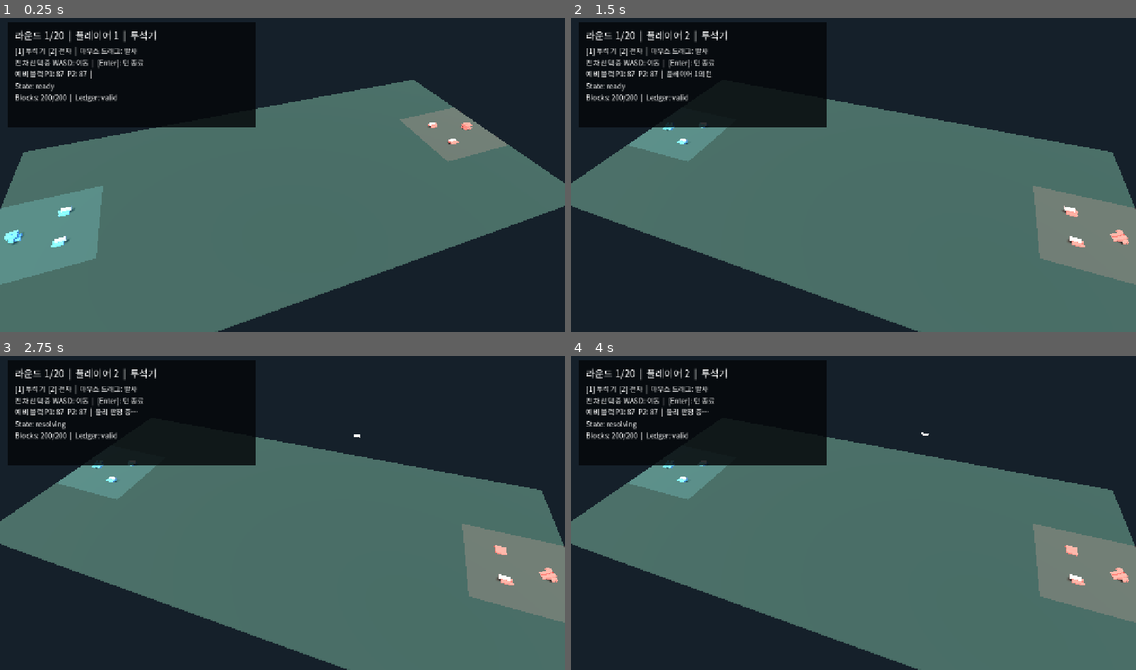
Above: before the commit, frames 1-4 (two rows, left to right).
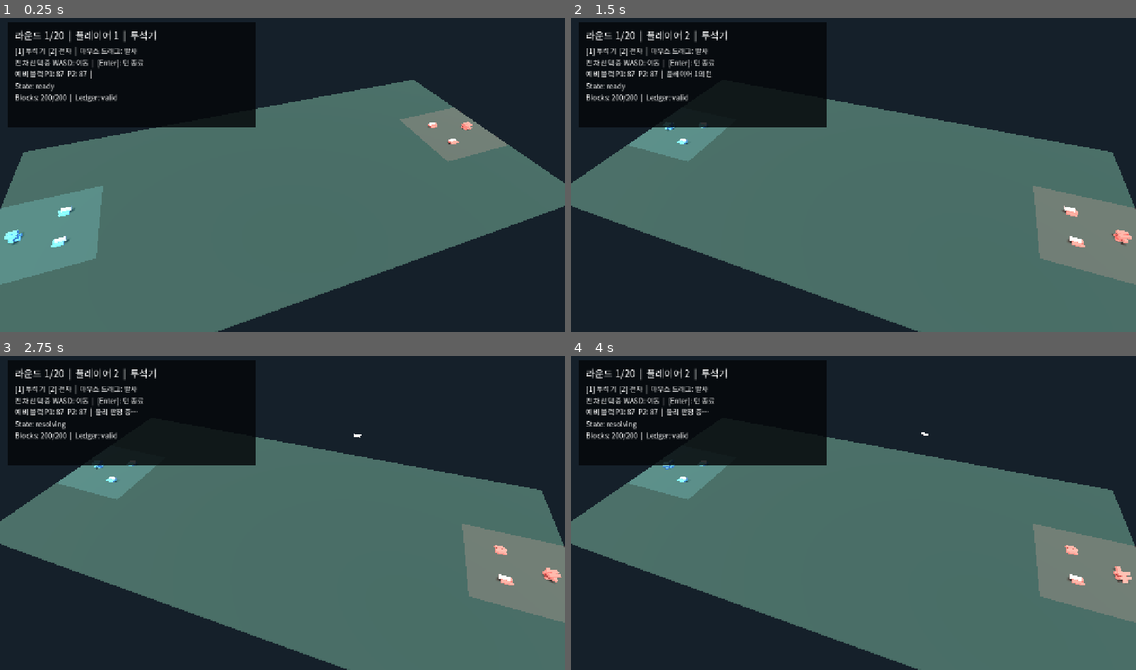
Above: after the commit, the same moments.

Repository: seo077/block_siege
Game: Godot game, scene res://main.tscn
The game is run twice, just before and just after one commit, with the same random seed, the same clock (stepped at 60 frames per second) and the same inputs.
Inputs (mouse positions are in pixels of both pictures, inside the frame that each line leads up to):
- Up to frame 1 (0.25 s): no input
- Up to frame 2 (1.5 s): tap Enter at 0.5 s; move the mouse to (977, 156) at 0.52 s; hold D 0.53-1.25 s; tap 1 at 0.6 s; click (977, 156) at 0.67 s; tap Space at 1.25 s; drag from (740, 187) to (825, 237) at 1.27 s
- Up to frame 3 (2.75 s): move the mouse to (339, 440) at 2.02 s; hold D from 2.03 s (still down); tap Enter at 2.1 s
- Up to frame 4 (4 s): release D at 2.75 s; drag from (825, 575) to (684, 462) at 2.77 s; tap Enter at 3.5 s; move the mouse to (1023, 560) at 3.52 s; hold A from 3.53 s (still down); tap 2 at 3.6 s

The runs differ from the first frame. In frame 1, less than 0.1% of the frame differs, in the area x 1-84%, y 33-72%; in frame 2, 0.1%; in frame 3, 0.1%; in frame 4, 0.1%, in the area x 16-100%, y 24-73%.

Commit message:
fix(web): complete shot-to-turn lifecycle [T-019, REQ-017]

Diff:
--- a/scripts/main.gd
+++ b/scripts/main.gd
@@ -66,6 +66,7 @@
 var web_initial_velocity := Vector3.ZERO
 var web_impulse_magnitude := 0.0
 var web_normalized_direction := Vector3.ZERO
+var web_projectile_samples: Array = []
 var web_snapshot_callback: JavaScriptObject
 var web_reset_callback: JavaScriptObject
 
@@ -389,6 +390,10 @@
 func advance_resolution(delta: float) -> void:
 	if resolution_state == null:
 		return
+	var sampled_projectile := body_for_block(resolution_state.shot_block_id)
+	if sampled_projectile != null and is_instance_valid(sampled_projectile):
+		var sampled_position := sampled_projectile.global_position if sampled_projectile.is_inside_tree() else sampled_projectile.position
+		web_projectile_samples.append({"time": resolution_state.elapsed, "position": [sampled_position.x, sampled_position.y, sampled_position.z]})
 	stop_projectile_outside_field()
 	var result := resolution_state.advance_fixed_tick(delta, collect_resolution_motion())
 	resolve_elapsed = resolution_state.elapsed
@@ -499,6 +504,12 @@
 	for label in [status_label, hint_label, debug_label, adjudication_label, block_total_label, timeout_error_label]:
 		if label != null:
 			hud_strings.append(label.text)
+	var projectile_position: Variant = null
+	if web_last_shot_id >= 0:
+		var projectile := body_for_block(web_last_shot_id)
+		if projectile != null and is_instance_valid(projectile):
+			var position := projectile.global_position if projectile.is_inside_tree() else projectile.position
+			projectile_position = [position.x, position.y, position.z]
 	return {
 		"hud_strings": hud_strings,
 		"approved_korean_strings": APPROVED_KOREAN_STRINGS,
@@ -509,7 +520,15 @@
 		"impulse_magnitude": web_impulse_magnitude,
 		"normalized_direction": [web_normalized_direction.x, web_normalized_direction.y, web_normalized_direction.z],
 		"active_player": active_player,
+		"round": round_number,
 		"adjudication_state": String(current_adjudication_state()),
+		"interaction_enabled": interaction_enabled,
+		"dragging": dragging,
+		"resolve_elapsed": resolve_elapsed,
+		"projectile_position": projectile_position,
+		"projectile_samples": web_projectile_samples.duplicate(true),
+		"camera_position": [camera.position.x, camera.position.y, camera.position.z],
+		"camera_forward": [-camera.global_basis.z.x, -camera.global_basis.z.y, -camera.global_basis.z.z],
 		"missing_glyph_codepoints": web_missing_glyph_codepoints(),
 	}
 
@@ -568,6 +587,7 @@
 	web_initial_velocity = solution.impulse
 	web_impulse_magnitude = solution.impulse_magnitude
 	web_normalized_direction = solution.normalized_direction
+	web_projectile_samples.clear()
 	weapon_loaded[player_index][weapon_index] = false
 	weapon_fired_this_turn[player_index][weapon_index] = true
 	resolving_shot = true
@@ -599,7 +619,12 @@
 	projectile.linear_velocity = Vector3.ZERO
 	projectile.angular_velocity = Vector3.ZERO
 	projectile.linear_damp = 0.08
-	projectile.angular_damp = 2.0
+	projectile.angular_damp = 10.0
+	var projectile_material := PhysicsMaterial.new()
+	projectile_material.friction = 1.0
+	projectile_material.rough = true
+	projectile_material.bounce = 0.0
+	projectile.physics_material_override = projectile_material
 	projectile.add_to_group("projectile")
 	projectile.apply_central_impulse(impulse)
 	return projectile
--- a/scripts/siege_block.gd
+++ b/scripts/siege_block.gd
@@ -17,6 +17,11 @@
 	is_ammo = p_is_ammo
 	mass = 1.0
 	freeze = frozen_block
+	# Wooden siege pieces dissipate collision energy quickly and may naturally
+	# enter Godot's sleep state once their motion falls below engine thresholds.
+	linear_damp = 10.0
+	angular_damp = 10.0
+	can_sleep = true
 	contact_monitor = true
 	max_contacts_reported = 8
 
Not shown, changed: tests/web/run_browser_regression.mjs
